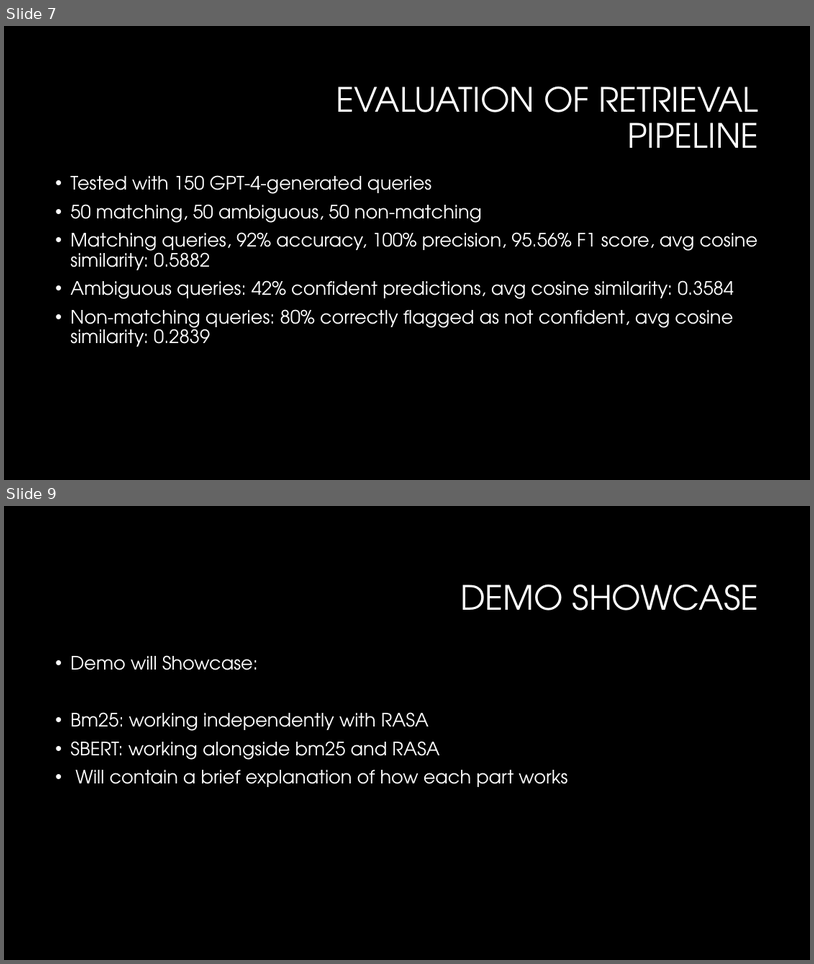
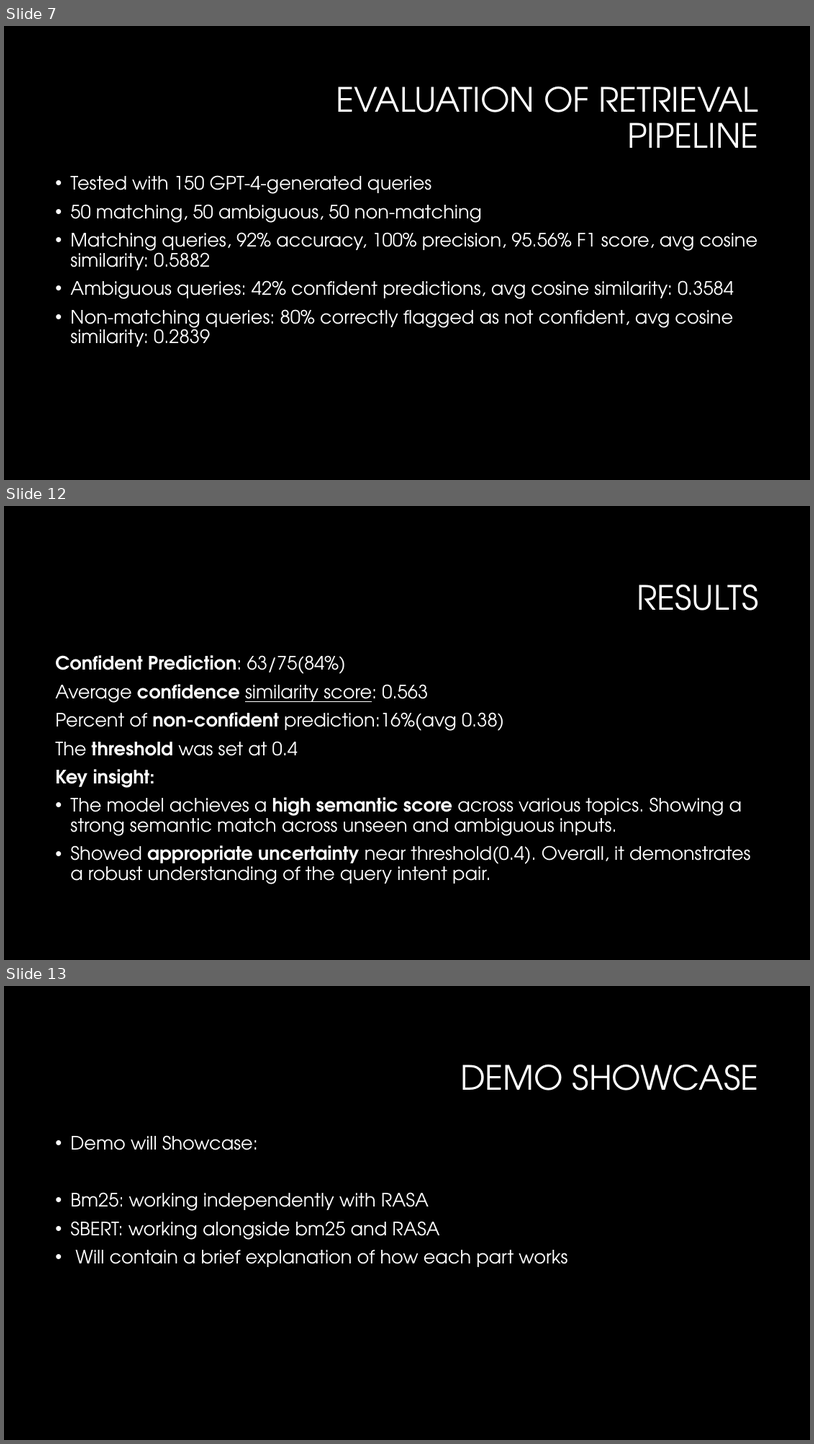
Before and after one commit to Crimson-Scot96/Conversational-AI, a slide deck: set10120_cw2_presentation.pptx. Shown one above the other, each under a label of ours: slides 7 and 9 before the commit, slides 7, 12 and 13 after it; the slides between them are not shown. The pictures are 814x964 and 814x1444 pixels, drawn with LibreOffice and Linux fonts; fonts in the diff are those of the drawing; background and template pictures are left out. Boxes give left, top, right and bottom in pixels: in the first picture for what was removed or moved away, otherwise in the second. Text is boxed around its words. In the diff, an @@ line names an element or a change of style, - is before the commit and + after.

```diff
--- a/set10120_cw2_presentation.pptx
+++ b/set10120_cw2_presentation.pptx
@@ slide 12 added at (4, 506, 810, 960), background #000000 @@
@@ title added at (637, 584, 759, 610), 40 pt, text #FFFFFF @@
+RESULTS
@@ text added at (55, 655, 751, 884), 22 pt, text #FFFFFF @@
+Confident Prediction: 63/75(84%)
+Average confidence similarity score: 0.563
+Percent of non-confident prediction:16%(avg 0.38)
+The threshold was set at 0.4
+Key insight:
+• The model achieves a high semantic score across various topics. Showing a strong semantic match across unseen and ambiguous inputs.
+• Showed appropriate uncertainty near threshold(0.4). Overall, it demonstrates a robust understanding of the query intent pair.
@@ what was slide 9 is now slide 13 @@
```
Also in this commit, not shown: 3 other slides added.
